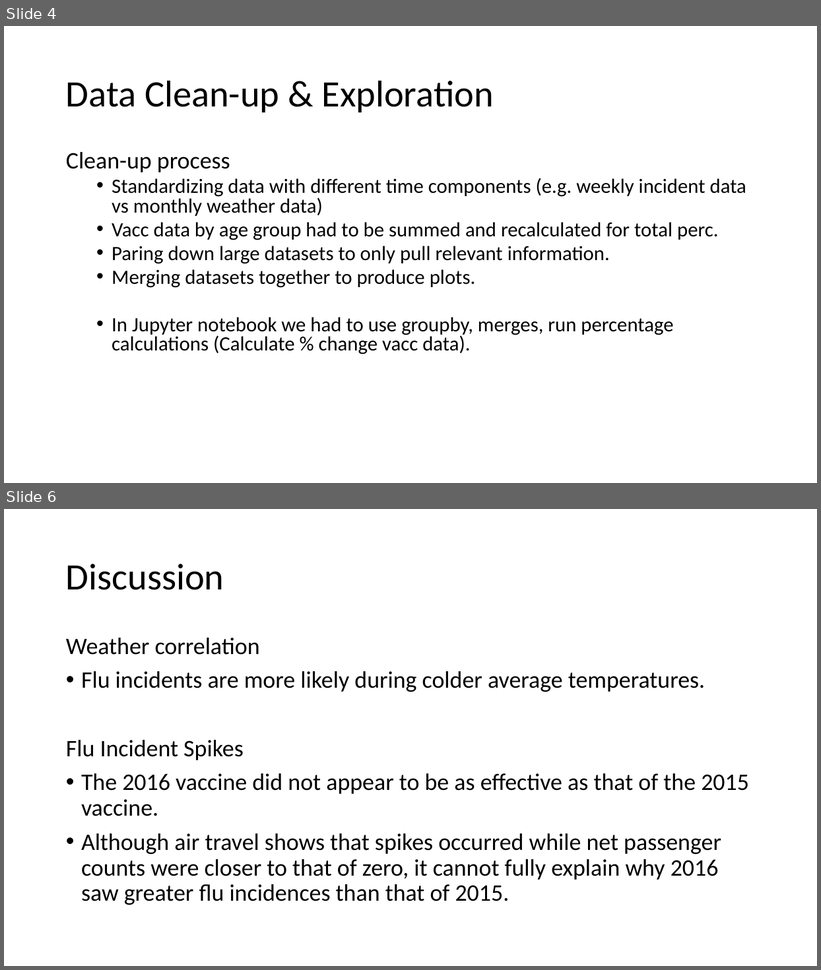
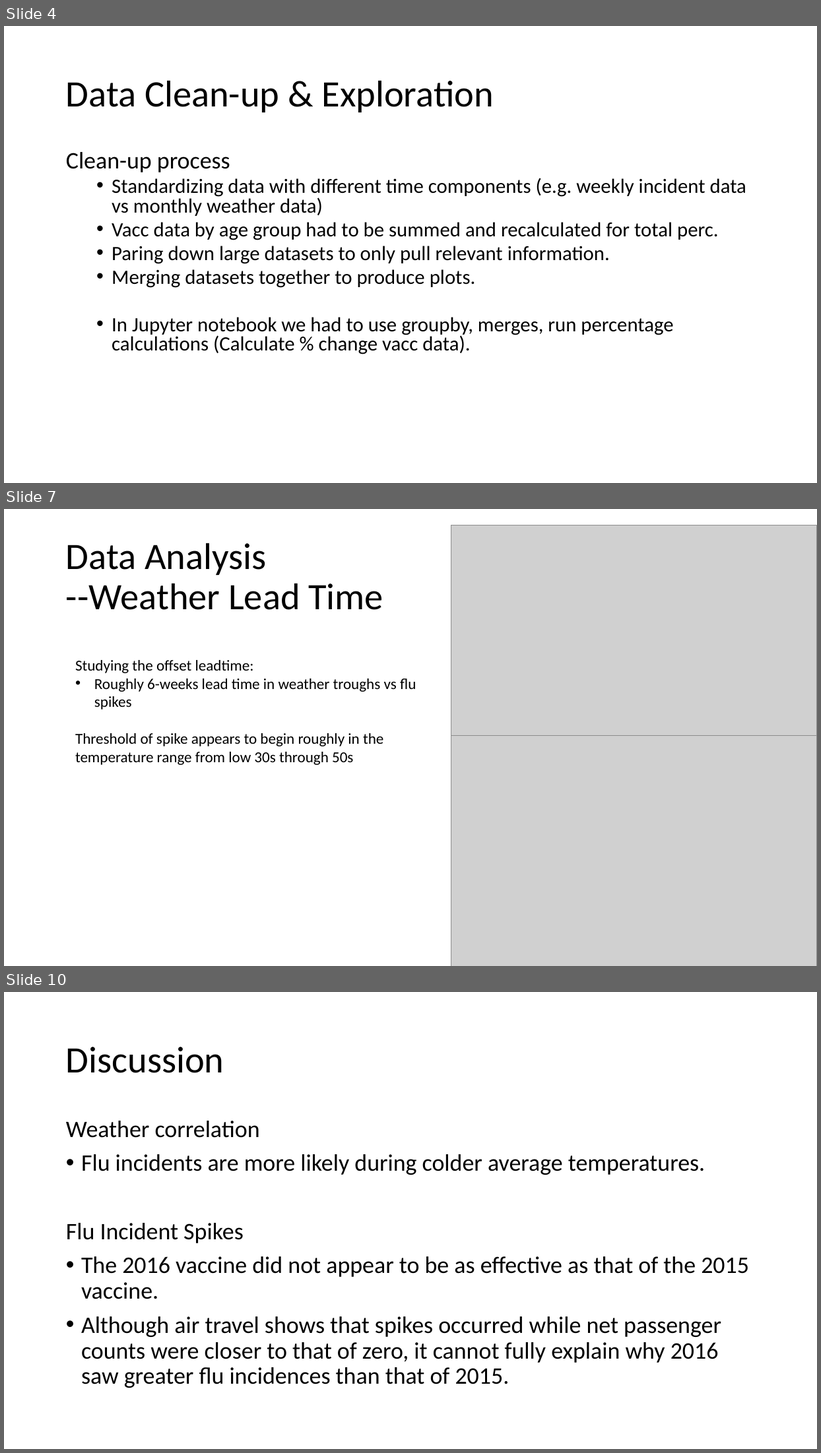
Before and after one commit to giolee88/FluTracker, a slide deck: Slide-Shows/Flu Tracker.pptx. Shown one above the other, each under a label of ours: slides 4 and 6 before the commit, slides 4, 7 and 10 after it; the slides between them are not shown. The pictures are 821x970 and 821x1453 pixels, drawn with LibreOffice and Linux fonts; fonts in the diff are those of the drawing; grey boxes stand for pictures. Boxes give left, top, right and bottom in pixels: in the first picture for what was removed or moved away, otherwise in the second. Text is boxed around its words. In the diff, an @@ line names an element or a change of style, - is before the commit and + after.

```diff
--- a/Slide-Shows/Flu Tracker.pptx
+++ b/Slide-Shows/Flu Tracker.pptx
@@ slide 7 added at (4, 509, 817, 966), background #FFFFFF @@
@@ picture added at (451, 525, 817, 770) @@
@@ title added at (66, 543, 384, 610), 44 pt, text #000000 @@
+Data Analysis
+--Weather Lead Time
@@ text added at (75, 660, 416, 765), 18 pt, text #000000 @@
+Studying the offset leadtime:
+• Roughly 6-weeks lead time in weather troughs vs flu spikes
+Threshold of spike appears to begin roughly in the temperature range from low 30s through 50s
@@ picture added at (451, 736, 817, 966) @@
@@ what was slide 6 is now slide 10 @@
```
Also in this commit, not shown: 4 other slides added, 1 slide removed.
